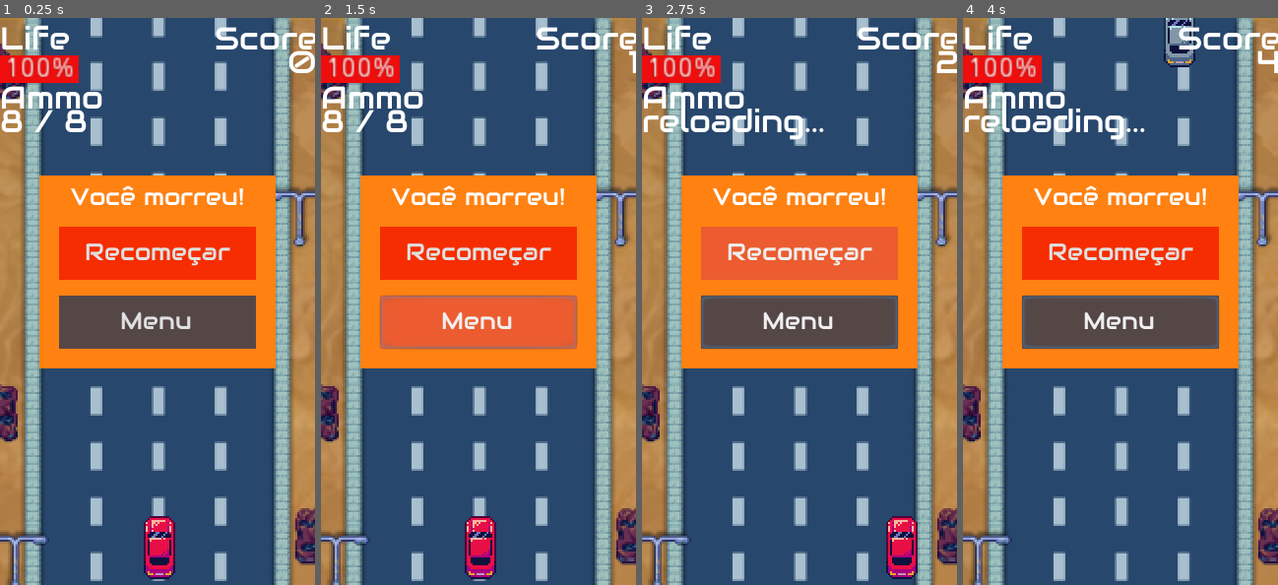
Above: before the commit, frames 1-4 (left to right).
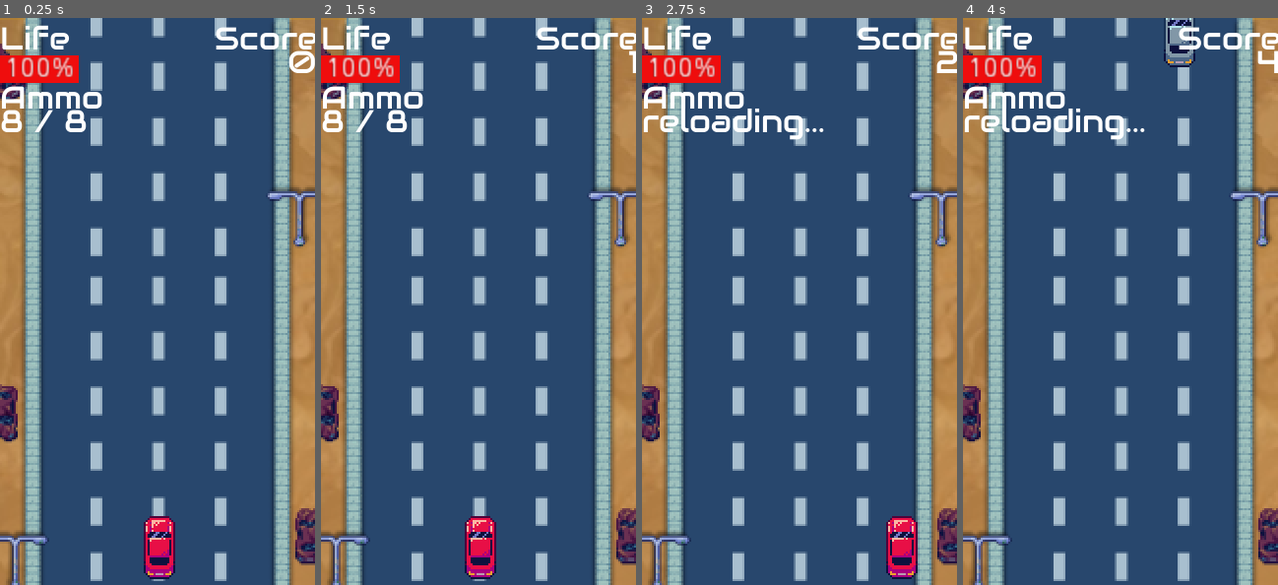
Above: after the commit, the same moments.

Repository: SetCode-Ready/road-smash
Game: Godot game, scene res://scenes/game.tscn
Two runs of this game, one before a commit and one after it. Both use one fixed random seed, a clock stepped at 60 frames per second and the inputs below. Sound files missing from this copy of the repository are replaced by a short silence.
Inputs (mouse positions are in pixels of both pictures, inside the frame that each line leads up to):
- Up to frame 1 (0.25 s): no input
- Up to frame 2 (1.5 s): click (478, 250) at 0.5 s, where only the run before the commit has a clickable "Recomeçar"; click (478, 324) at 1.25 s, where only the run before the commit has a clickable "Menu"
- Up to frame 3 (2.75 s): move the mouse to (868, 273) at 2.02 s; hold Right (ui_right) from 2.03 s (still down); hold R from 2.03 s (still down)
- Up to frame 4 (4 s): move the mouse to (1057, 329) at 2.77 s; release Right (ui_right) at 2.78 s; release R at 2.78 s; hold Down (ui_down) 2.78-3.53 s; tap R at 2.85 s; move the mouse to (1152, 176) at 3.52 s; hold Right (ui_right) from 3.53 s (still down); hold R from 3.53 s (still down)

The runs differ from the first frame. In frame 1, 26% of the frame differs, in the area x 12-88%, y 27-62%; in frame 2, 26%; in frame 3, 26%; in frame 4, 26%.

Commit message:
feat: added game over panel and implemented game loop. Added leaderboard to game

Diff:
--- a/scenes/start_scene.tscn
+++ b/scenes/start_scene.tscn
@@ -42,10 +42,21 @@
 margin_right = 38.0
 margin_bottom = 14.0
 custom_fonts/font = ExtResource( 4 )
-text = "START"
+text = "INICIAR"
+
+[node name="rank" type="Node2D" parent="itens"]
+position = Vector2( 64, 227 )
+
+[node name="Label" type="Label" parent="itens/rank"]
+margin_left = -2.0
+margin_top = 1.0
+margin_right = 38.0
+margin_bottom = 15.0
+custom_fonts/font = ExtResource( 4 )
+text = "RANKING"
 
 [node name="exit" type="Node2D" parent="itens"]
-position = Vector2( 64.5, 224.5 )
+position = Vector2( 65, 249 )
 
 [node name="Label" type="Label" parent="itens/exit"]
 margin_left = -2.0
@@ -53,7 +64,7 @@
 margin_right = 38.0
 margin_bottom = 15.0
 custom_fonts/font = ExtResource( 4 )
-text = "EXIT"
+text = "SAIR"
 
 [node name="arrow" type="Node2D" parent="."]
 
--- a/scripts/background.gd
+++ b/scripts/background.gd
@@ -13,5 +13,8 @@
 
 
 func _process(delta: float) -> void:
+	var player = get_node("../car")
+	if player.dead == true:
+		set_process(false)
 	time += delta
 	material.set_shader_param("time", time)
--- a/scripts/car.gd
+++ b/scripts/car.gd
@@ -16,7 +16,7 @@
 var reloading = false
 
 func _ready():
-	pass
+	get_parent().get_node('GameOverPanel').hide()
 
 func _process(delta):
 
@@ -31,9 +31,7 @@
 
 		if explosion.finished:
 			dead = true
-			get_node("explosion").queue_free()
-			$CarRed.set_texture(load("res://sprites/enemy_crashed.png"))
-			get_tree().change_scene("res://scenes/start_scene.tscn")
+			onPlayerDied()
 
 	var dirX = 0
 	var dirY = 0
@@ -82,3 +80,22 @@
 	if(area.get_name() == "EnemyGunBulletArea" || area.get_name() == "EnemyArea"):
 		life -= 25
 		get_parent().get_node("car_explosion_fx").play()
+
+
+func onPlayerDied():
+	get_node("explosion").queue_free()
+	$CarRed.set_texture(load("res://sprites/enemy_crashed.png"))
+	Global.total_score = score
+	get_tree().paused = true
+	SilentWolf.Scores.persist_score(Global.player_name, Global.total_score)
+	get_parent().get_node('GameOverPanel').show()
+
+
+func _on_RestartButton_pressed() -> void:
+	get_tree().paused = false
+	get_tree().change_scene("res://scenes/game.tscn")
+
+
+func _on_GoToMenuButton_pressed() -> void:
+	get_tree().paused = false
+	get_tree().change_scene("res://scenes/start_scene.tscn")
--- a/scripts/start_scene.gd
+++ b/scripts/start_scene.gd
@@ -25,16 +25,19 @@
 			0:
 				$NamePanel.show()
 			1:
+				load_leaderboard_scene()
+			2:
 				get_tree().quit()
 
 	$arrow.global_position = $itens.get_child(opcao).global_position + Vector2(-10, 8)
 
 
+func load_leaderboard_scene():
+	get_tree().change_scene("res://addons/silent_wolf/Scores/Leaderboard.tscn")
 
 func _on_SubmitName_pressed() -> void:
 	var name = $"NamePanel/NameInput".text
 	Global.set_player_name(name)
-	SilentWolf.Scores.persist_score(Global.player_name, Global.total_score)
 	SilentWolf.Scores.get_high_scores()
 	$"NamePanel".hide()
 	get_tree().change_scene("res://scenes/game.tscn")
